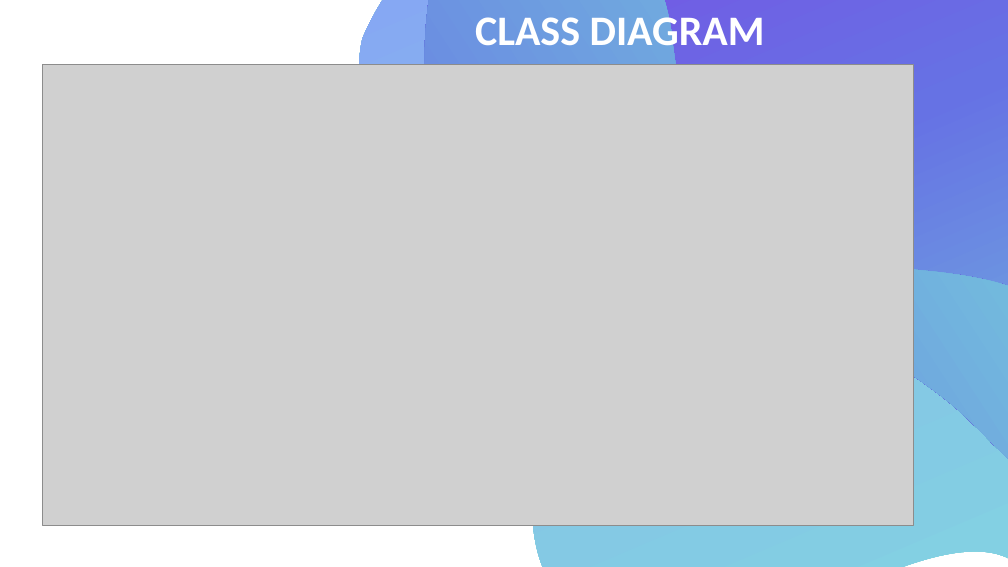
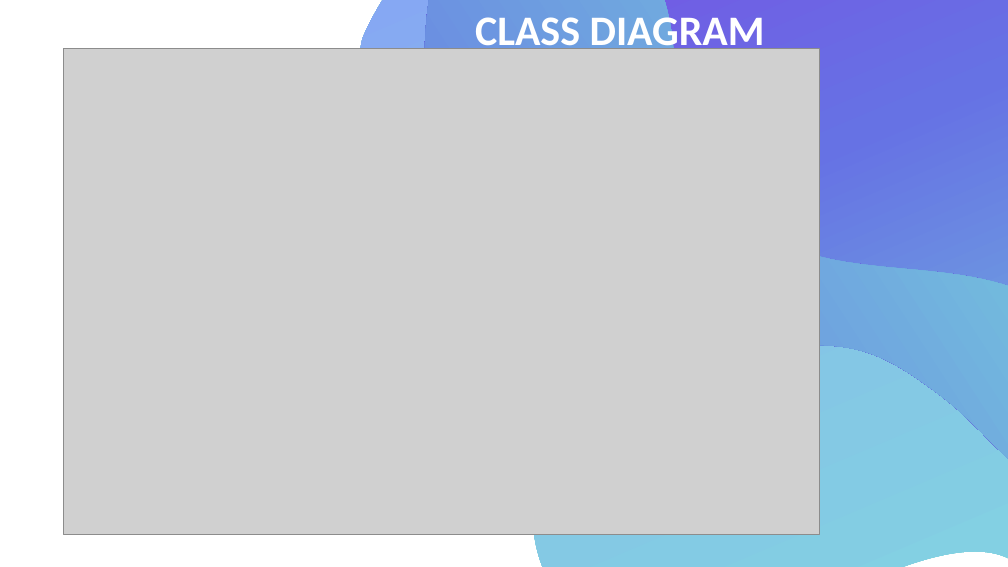
Before and after one commit to clintjeff2/webmet-plus-LANDMARK, a slide deck: slide 14 of Comuter materials.pptx (slide 12 before the commit). Drawn at 1008x567 pixels with LibreOffice and Linux fonts; fonts in the diff are those of the drawing; grey boxes stand for pictures. Boxes give left, top, right and bottom in pixels: in the first picture for what was removed or moved away, otherwise in the second. Text is boxed around its words. In the diff, an @@ line names an element or a change of style, - is before the commit and + after.

```diff
--- a/Comuter materials.pptx
+++ b/Comuter materials.pptx
@@ outline redrawn in 3 elements at (233, 0, 1008, 567), (261, 0, 1008, 567), (282, 0, 1008, 567) @@
@@ picture: place and size @@
-picture at (42, 64, 913, 526)
+picture at (64, 48, 820, 535)
```
Also in this commit, not shown: 14 other slides changed.
